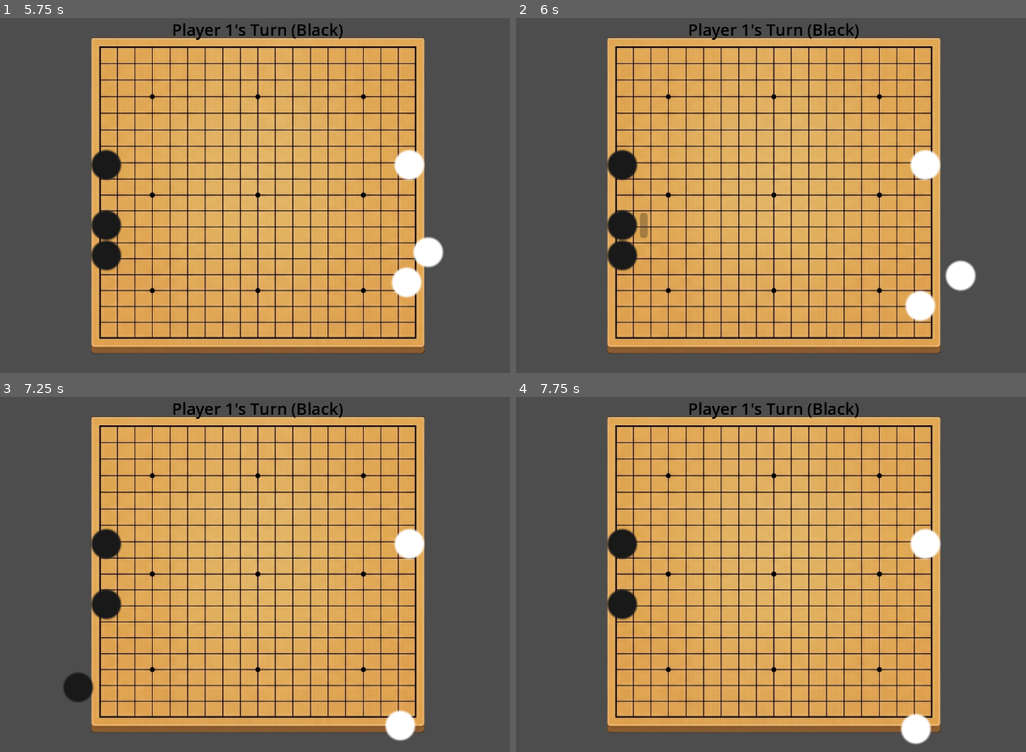
Above: before the commit, frames 1-4 (two rows, left to right).
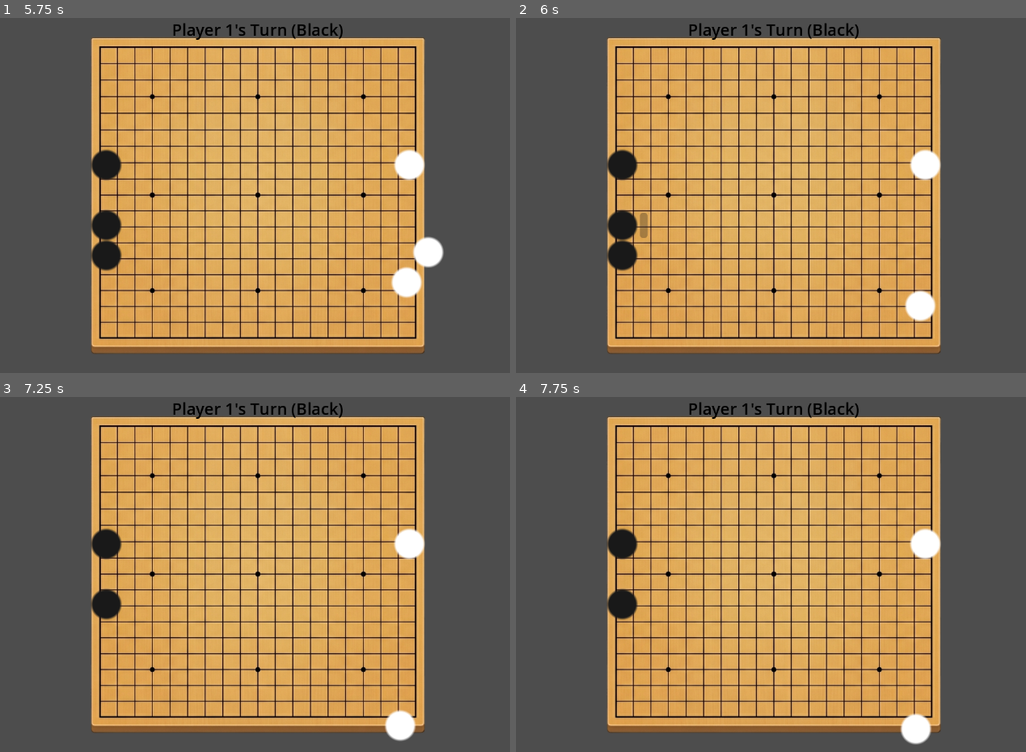
Above: after the commit, the same moments.

Repository: kimmb3217-droid/egg
Game: Godot game, scene res://MainMenu.tscn
Same seed, same stepped clock (60 frames per second), same inputs: the game is played once before the commit and once after it.
Inputs (mouse positions are in pixels of both pictures, inside the frame that each line leads up to):
- Up to frame 1 (5.75 s): click "5 Stones" at 0.5 s; tap Enter at 1.25, 4.25 s; drag from (107, 135) to (260, 195) at 1.27 s; drag from (408, 135) to (260, 195) at 2.02 s; move the mouse to (107, 163) at 2.77 s; click (107, 163) at 2.92 s; tap Space at 3.5 s; drag from (408, 163) to (66, 142) at 3.52 s; drag from (107, 195) to (290, 195) at 4.27 s; drag from (408, 195) to (163, 103) at 5.02 s
- Up to frame 2 (6 s): move the mouse to (623, 223) at 5.77 s; click (623, 223) at 5.92 s
- Up to frame 3 (7.25 s): drag from (107, 634) to (127, 592) at 6.52 s
- Up to frame 4 (7.75 s): drag from (913, 727) to (776, 574) at 7.27 s

Frame 1 is identical in both runs. In frame 2, 0.4% of the frame differs, in the area x 84-91%, y 68-77%; in frame 3, 0.4%; in frame 4, nothing differs.

Commit message:
알 안 사라짐 수정

Diff:
--- a/GameManager.gd
+++ b/GameManager.gd
@@ -44,6 +44,17 @@
 		stones_p2.append(s2)
 
 func _process(_delta):
+	var all_stones = stones_p1 + stones_p2
+	var dropped_any = false
+	for stone in all_stones:
+		if is_instance_valid(stone) and not stone.is_queued_for_deletion():
+			if stone.position.x < 300 or stone.position.x > 980 or stone.position.y < 20 or stone.position.y > 700:
+				stone.queue_free()
+				dropped_any = true
+
+	if dropped_any:
+		call_deferred("check_win_condition_immediately")
+
 	if is_moving:
 		check_movement()
 
